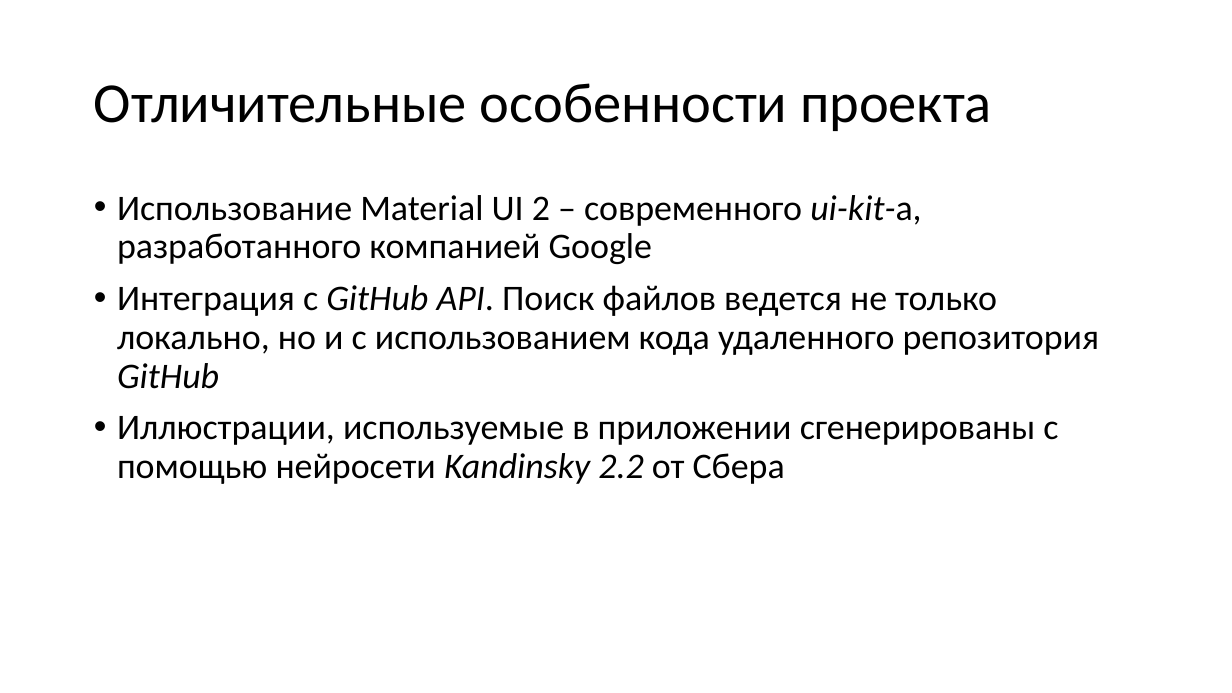
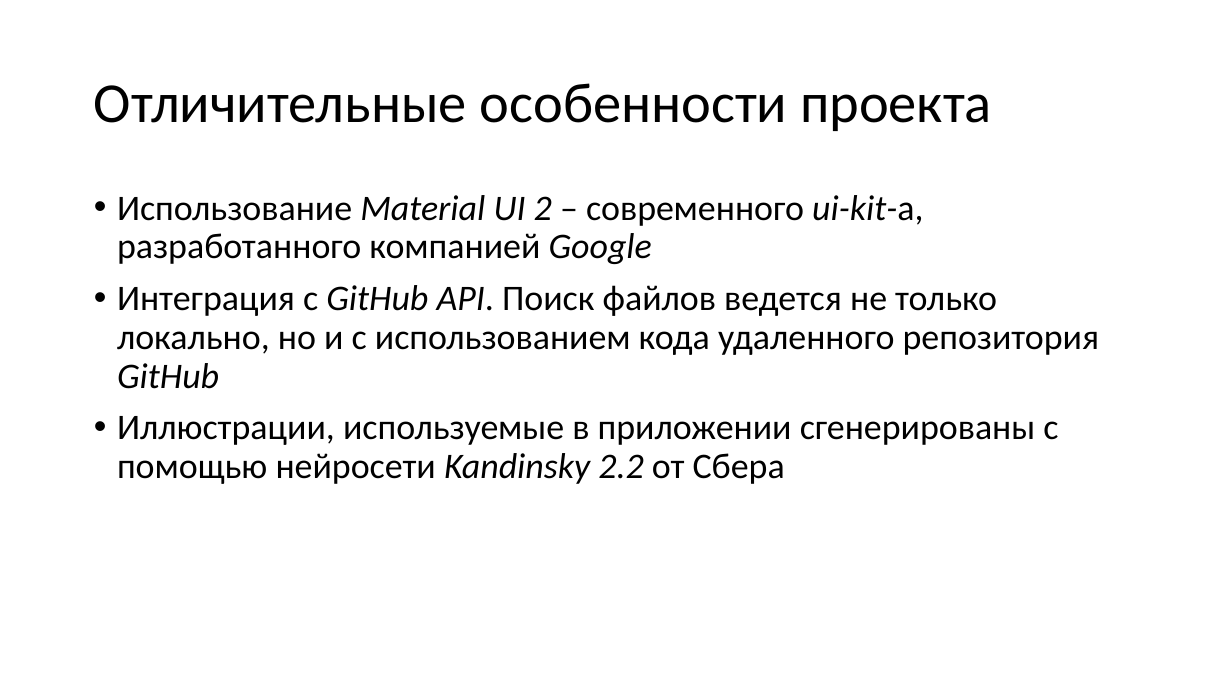
Before and after one commit to Keworker/file-finder-pyqt, a slide deck: slide 3 of .github/resources/file_finder_pyqt_ru-RU.pptx. Drawn at 1232x693 pixels with LibreOffice and Linux fonts; fonts in the diff are those of the drawing. Boxes give left, top, right and bottom in pixels: in the first picture for what was removed or moved away, otherwise in the second. Text is boxed around its words. In the diff, an @@ line names an element or a change of style, - is before the commit and + after.

```diff
--- a/.github/resources/file_finder_pyqt_ru-RU.pptx
+++ b/.github/resources/file_finder_pyqt_ru-RU.pptx
@@ text at (x1=117, y1=195, x2=923, y2=264): italic on in "Material UI 2 Google" @@
```
